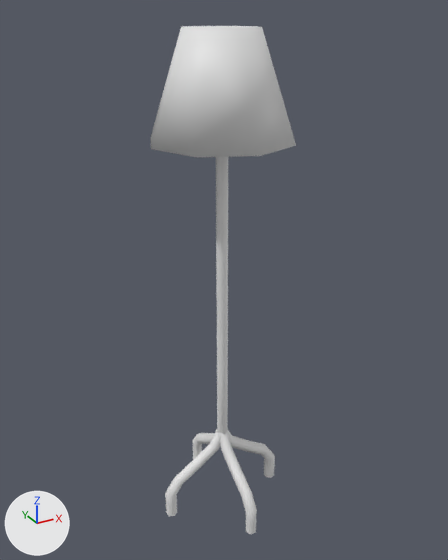
The FBX model Assets/Models/Furniture/standinglamp.fbx, before and after one commit.
The view is the same before and after, from a 50 mm lens placed at (-1.187, -2.179, 1.956), pointed at (0.024, 0.022, 0.855). The axes (+X, +Y, +Z) are drawn at lower left. The lights are the same throughout.

The first picture shows 'BezierCurve', 'Cylinder'.
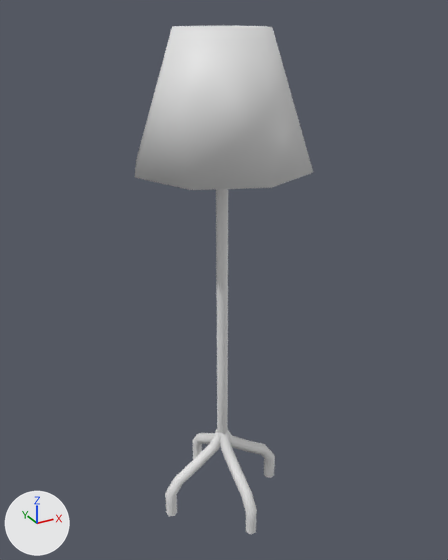
Pixel boxes (x1, y1, x2, y2) of what changed, in the pictures (448 x 560 px):
'Cylinder', rescaled (23% wider, 25% taller)
    before: (151, 26, 296, 157)
    after: (135, 26, 313, 190)

The change, as a diff of the scene's bpy script:
```diff
--- a/Assets/Models/Furniture/standinglamp.fbx.py
+++ b/Assets/Models/Furniture/standinglamp.fbx.py
@@ ob_cylinder @@
 ob_cylinder.location = (-0.006, -0.001, 1.89)
+ob_cylinder.scale = (1.24, 1.24, 1.24)
```
